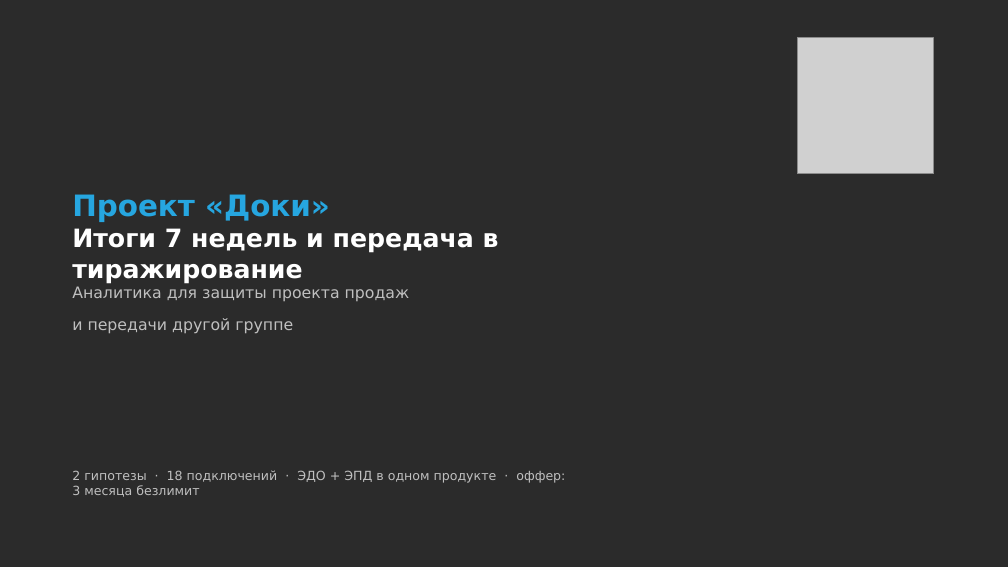
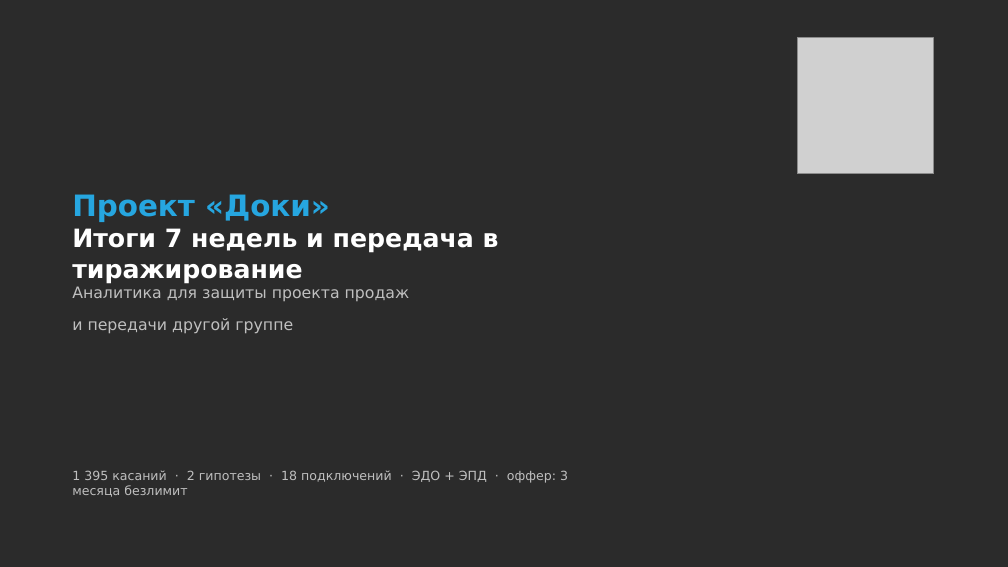
Before and after one commit to daaanilNikonov/for-lisa, a slide deck: slide 1 of presentation/Доки_Аналитика_защита_и_тиражирование.pptx. Drawn at 1008x567 pixels with LibreOffice and Linux fonts; fonts in the diff are those of the drawing; grey boxes stand for pictures; background and template pictures are left out; a plain dark background stands for a picture behind light text. Boxes give left, top, right and bottom in pixels: in the first picture for what was removed or moved away, otherwise in the second. Text is boxed around its words. In the diff, an @@ line names an element or a change of style, - is before the commit and + after.

```diff
--- a/presentation/Доки_Аналитика_защита_и_тиражирование.pptx
+++ b/presentation/Доки_Аналитика_защита_и_тиражирование.pptx
@@ subtitle at (x1=72, y1=470, x2=568, y2=497): text changed @@
-2 гипотезы · 18 подключений · ЭДО + ЭПД в одном продукте · оффер: 3 месяца безлимит
+1 395 касаний · 2 гипотезы · 18 подключений · ЭДО + ЭПД · оффер: 3 месяца безлимит
```
Also in this commit, not shown: 7 other slides changed, 3 slides added, 2 other files.
